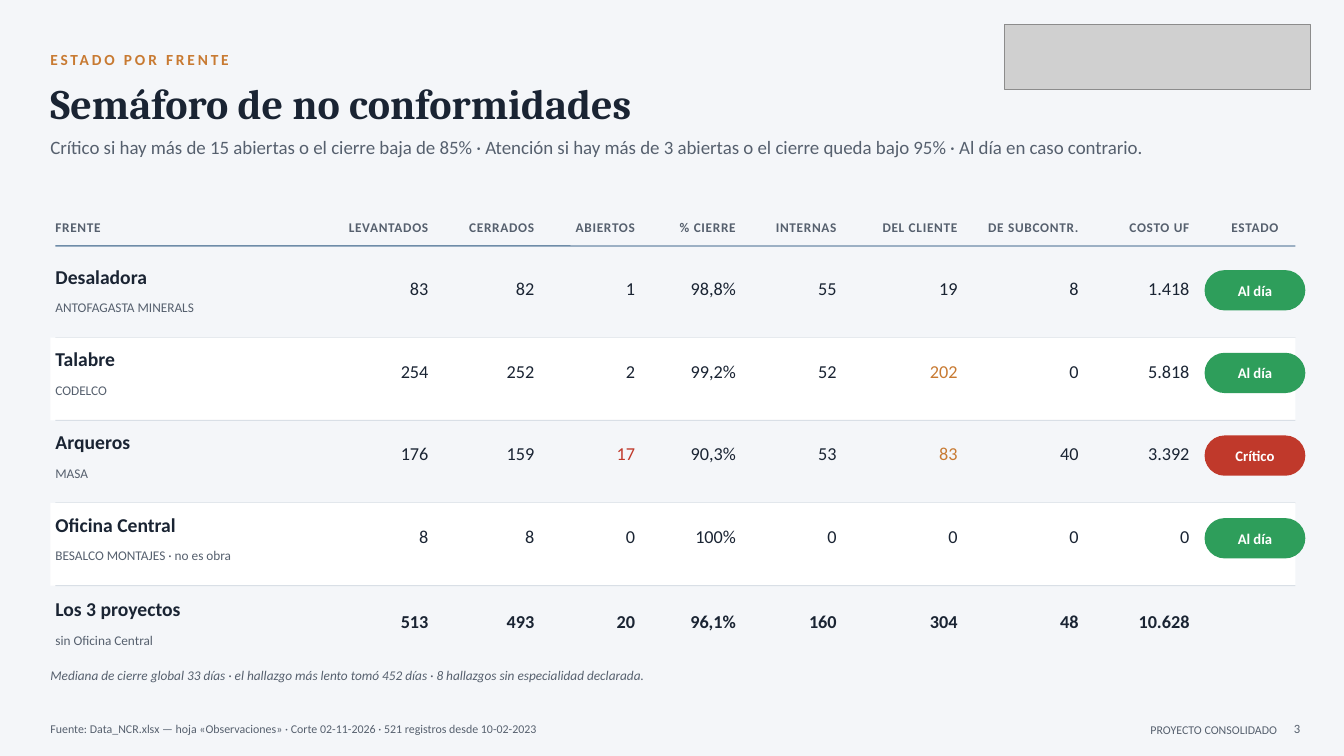
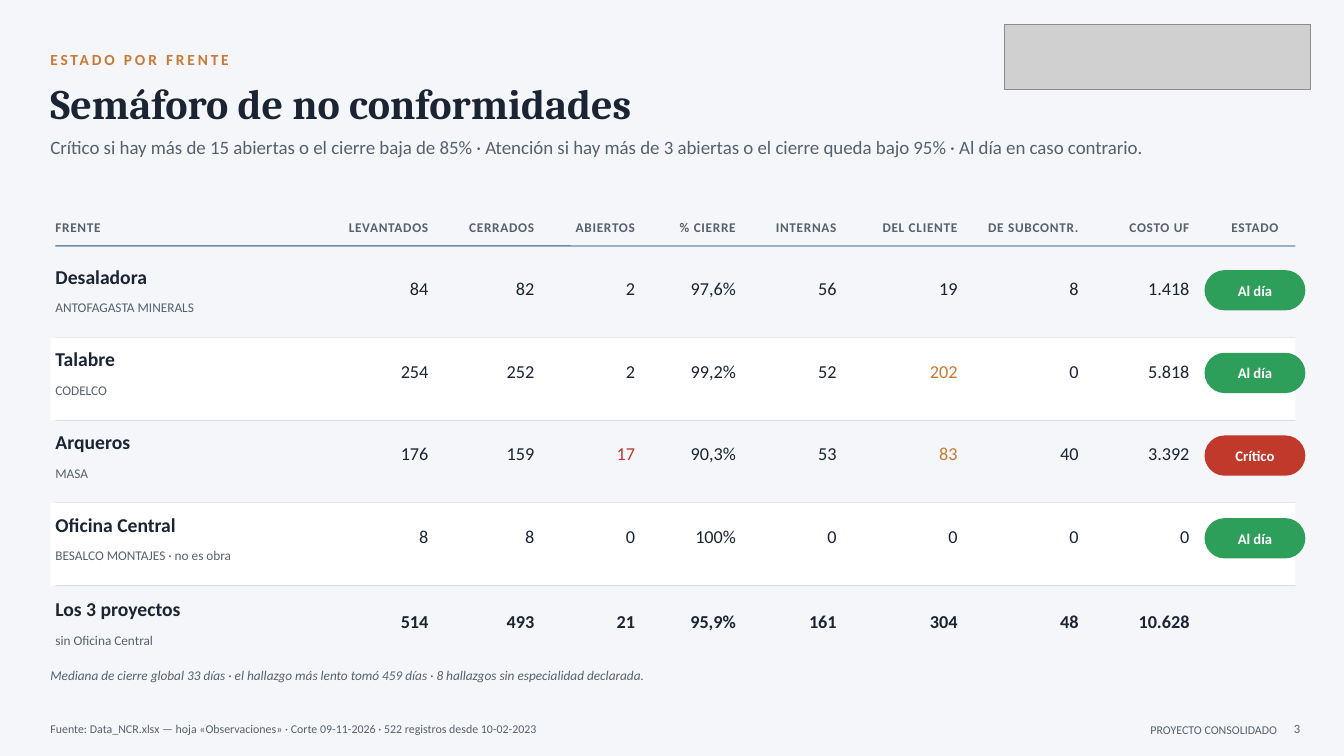
Before and after one commit to tdkvalex/Dashboard-HSEQ, a slide deck: slide 3 of modulo_nc/Panel_No_Conformidades.pptx. Drawn at 1344x756 pixels with LibreOffice and Linux fonts; fonts in the diff are those of the drawing; grey boxes stand for pictures. Boxes give left, top, right and bottom in pixels: in the first picture for what was removed or moved away, otherwise in the second. Text is boxed around its words. In the diff, an @@ line names an element or a change of style, - is before the commit and + after.

```diff
--- a/modulo_nc/Panel_No_Conformidades.pptx
+++ b/modulo_nc/Panel_No_Conformidades.pptx
@@ text at (x1=410, y1=282, x2=428, y2=295): text changed @@
-83
+84
@@ text at (x1=626, y1=283, x2=635, y2=295): text changed @@
-1
+2
@@ text at (x1=691, y1=282, x2=736, y2=297): text changed @@
-98,8%
+97,6%
@@ text at (x1=818, y1=282, x2=836, y2=295): text changed @@
-55
+56
@@ text at (x1=401, y1=616, x2=429, y2=628): text changed @@
-513
+514
@@ text at (x1=617, y1=616, x2=635, y2=628): text changed @@
-20
+21
@@ text at (x1=690, y1=615, x2=736, y2=631): text changed @@
-96,1%
+95,9%
@@ text at (x1=809, y1=615, x2=837, y2=628): text changed @@
-160
+161
@@ text at (x1=50, y1=671, x2=644, y2=682): text changed @@
-Mediana de cierre global 33 días · el hallazgo más lento tomó 452 días · 8 hallazgos sin especialidad declarada.
+Mediana de cierre global 33 días · el hallazgo más lento tomó 459 días · 8 hallazgos sin especialidad declarada.
@@ text at (x1=50, y1=725, x2=537, y2=735): text changed @@
-Fuente: Data_NCR.xlsx — hoja «Observaciones» · Corte 02-11-2026 · 521 registros desde 10-02-2023
+Fuente: Data_NCR.xlsx — hoja «Observaciones» · Corte 09-11-2026 · 522 registros desde 10-02-2023
```
Also in this commit, not shown: 16 other slides changed, 3 other files.
